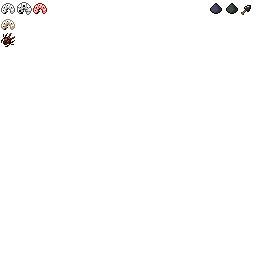
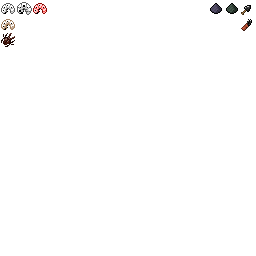
Layered file, before and after one edit (256x256). Changes by layer:
painted on "Mod_items" over box(241, 19, 252, 31)
